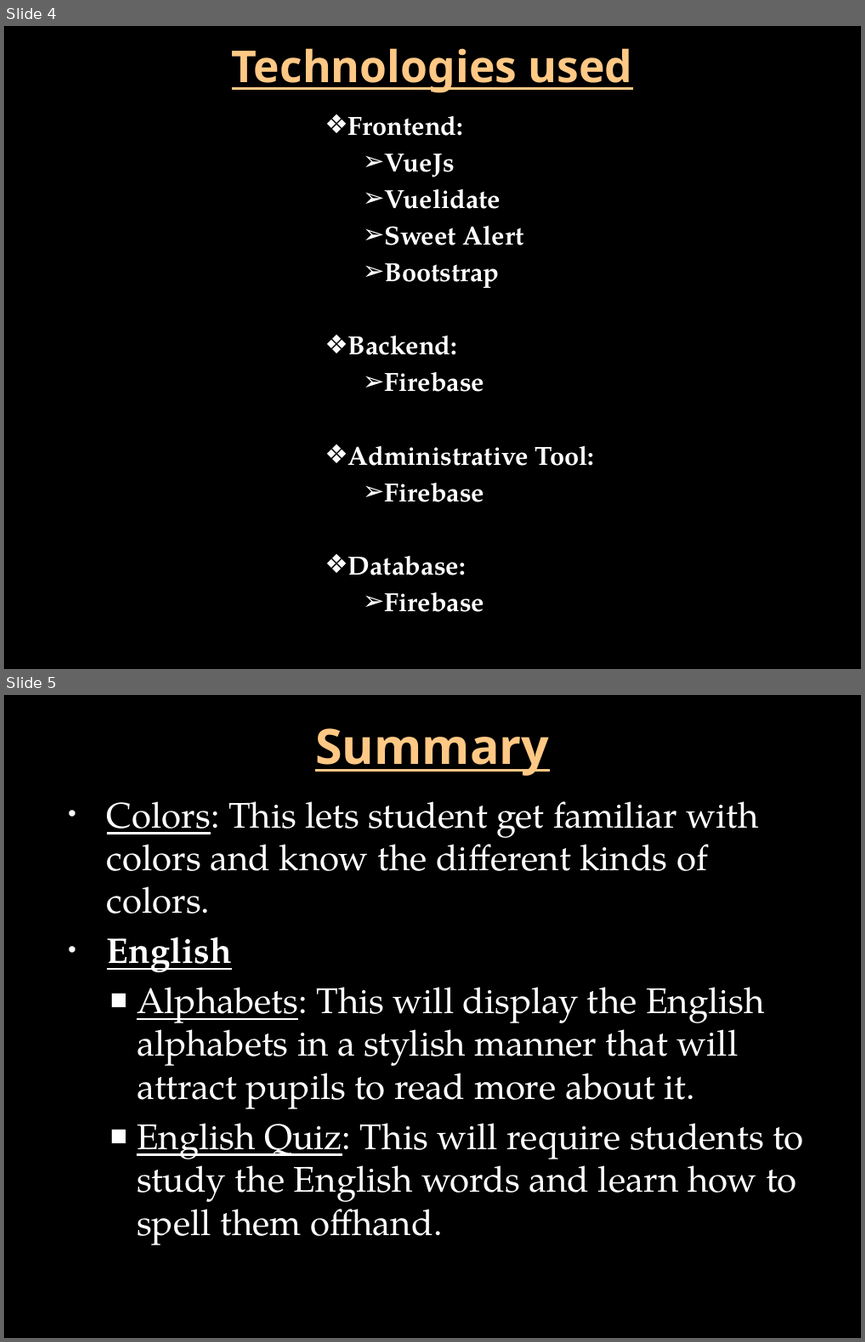
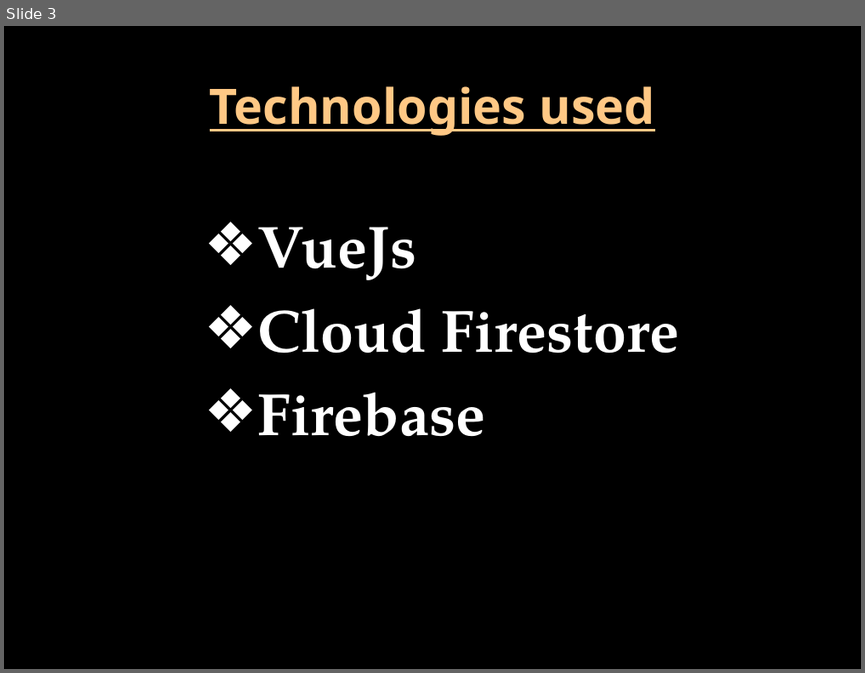
Before and after one commit to kazmanbanj/LearnNow, a slide deck: Proposal/LearnNow-Proposal.pptx. Shown one above the other, each under a label of ours: slides 4 and 5 before the commit, slide 3 after it. The pictures are 865x1342 and 865x673 pixels, drawn with LibreOffice and Linux fonts; fonts in the diff are those of the drawing; background and template pictures are left out. Boxes give left, top, right and bottom in pixels: in the first picture for what was removed or moved away, otherwise in the second. Text is boxed around its words. In the diff, an @@ line names an element or a change of style, - is before the commit and + after.

```diff
--- a/Proposal/LearnNow-Proposal.pptx
+++ b/Proposal/LearnNow-Proposal.pptx
@@ slide 5 removed at [4, 695, 861, 1338], background picture (left out) @@
@@ title removed at [315, 728, 549, 776] @@
-Summary
@@ text removed at [107, 801, 803, 1245] @@
-• Colors: This lets student get familiar with colors and know the different kinds of colors.
-• English
-  ■ Alphabets: This will display the English alphabets in a stylish manner that will attract pupils to read more about it.
-  ■ English Quiz: This will require students to study the English words and learn how to spell them offhand.
@@ what was slide 4 is now slide 3 @@
@@ slide 3 changed as well @@
@@ title "Technologies used" at [210, 86, 654, 136]: size 36.9 to 41 pt @@
@@ text at [348, 116, 463, 136]: paragraph removed @@
-          ❖ Frontend:
@@ text "VueJs": place and size @@
-text "VueJs" at [348, 116, 595, 612]
+text "VueJs" at [258, 227, 679, 437]
@@ text at [258, 227, 486, 437]: size 22 to 50 pt in "VueJs", "Firebase"; bullet ➢ to ❖; list level 8 to 5 in "VueJs"; list level 8 to 5 in "Firebase" @@
@@ text at [258, 308, 679, 353]: text changed; size 22 to 50 pt @@
-              ➢ Vuelidate
-              ➢ Sweet Alert
-              ➢ Bootstrap
-          ❖ Backend:
+        ❖ Cloud Firestore
@@ text at [348, 446, 595, 612]: paragraphs removed @@
-          ❖ Administrative Tool:
-              ➢ Firebase
-          ❖ Database:
-              ➢ Firebase
```
Also in this commit, not shown: 1 other slide changed, 2 slides added, 4 other slides removed, 15 other files.
